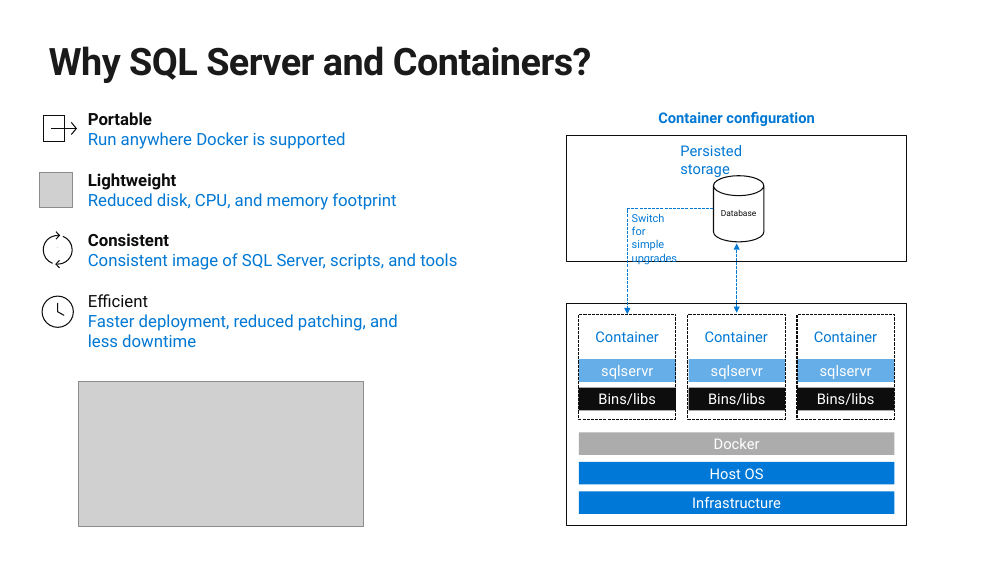
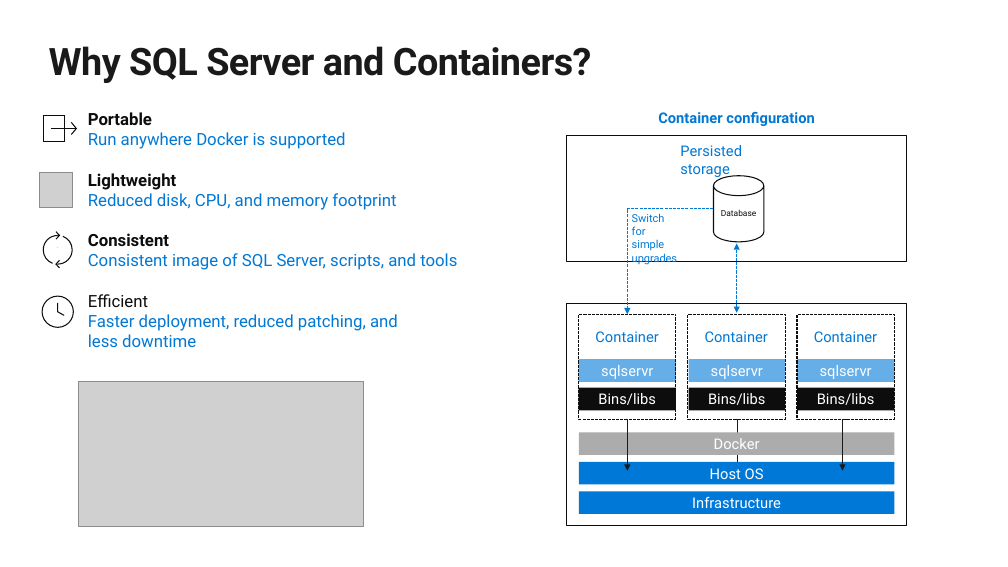
Before and after one commit to microsoft/sqlworkshops, a slide deck: slide 20 of SQLGroundToCloud/slides/SQL Server 2019 Modern Data Platform.pptx (slide 19 before the commit). Drawn at 1008x567 pixels with LibreOffice and Linux fonts; fonts in the diff are those of the drawing; grey boxes stand for pictures; background and template pictures are left out. Boxes give left, top, right and bottom in pixels: in the first picture for what was removed or moved away, otherwise in the second. Text is boxed around its words. In the diff, an @@ line names an element or a change of style, - is before the commit and + after.

```diff
--- a/SQLGroundToCloud/slides/SQL Server 2019 Modern Data Platform.pptx
+++ b/SQLGroundToCloud/slides/SQL Server 2019 Modern Data Platform.pptx
@@ arrow added from (628, 419) to (628, 471), #1A1A1A 0.75 pt @@
@@ arrow added from (738, 419) to (738, 471), #1A1A1A 0.75 pt @@
@@ arrow added from (842, 419) to (842, 471), #1A1A1A 0.75 pt @@
```
Also in this commit, not shown: 1 slide added, 2 other files.
